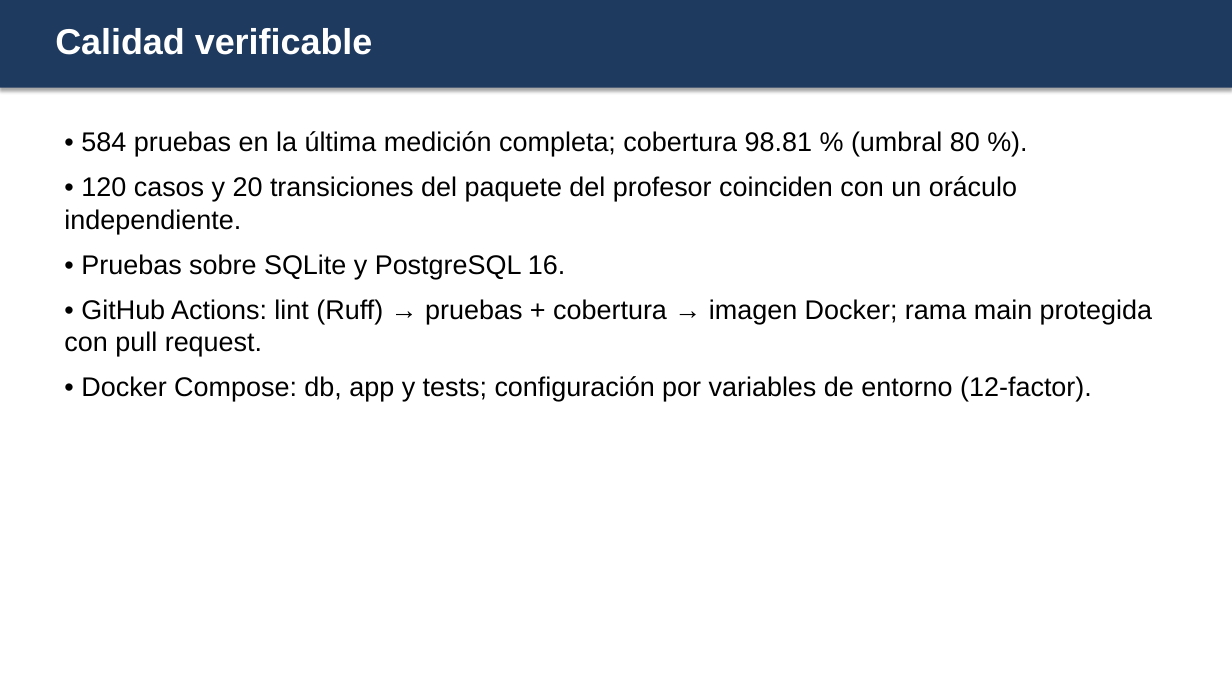
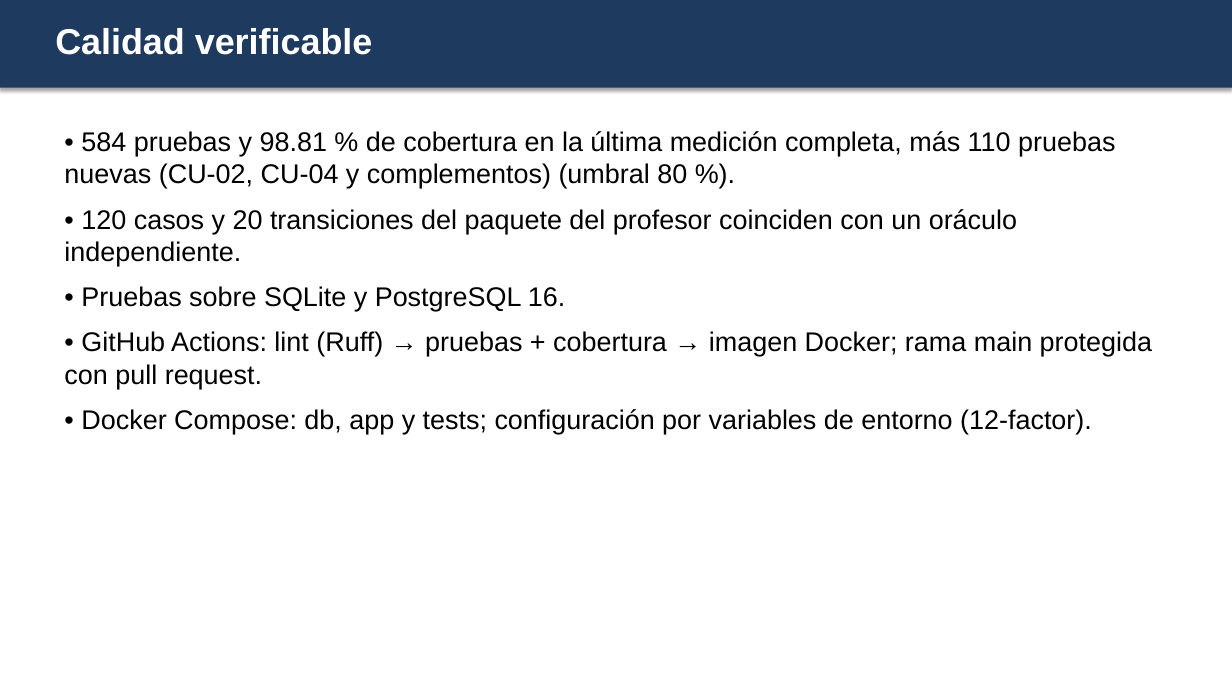
Before and after one commit to Angietptp/VetCare24_PIA_EQ4, a slide deck: slide 10 of docs/entrega/Presentacion_VetCare24_Equipo4.pptx (slide 9 before the commit). Drawn at 1232x693 pixels with LibreOffice and Linux fonts; fonts in the diff are those of the drawing. Boxes give left, top, right and bottom in pixels: in the first picture for what was removed or moved away, otherwise in the second. Text is boxed around its words. In the diff, an @@ line names an element or a change of style, - is before the commit and + after.

```diff
--- a/docs/entrega/Presentacion_VetCare24_Equipo4.pptx
+++ b/docs/entrega/Presentacion_VetCare24_Equipo4.pptx
@@ text at (x1=64, y1=131, x2=1115, y2=189): text changed @@
-• 584 pruebas en la última medición completa; cobertura 98.81 % (umbral 80 %).
+• 584 pruebas y 98.81 % de cobertura en la última medición completa, más 110 pruebas nuevas (CU-02, CU-04 y complementos) (umbral 80 %).
```
Also in this commit, not shown: 5 other slides changed, 1 slide added, 54 other files.
